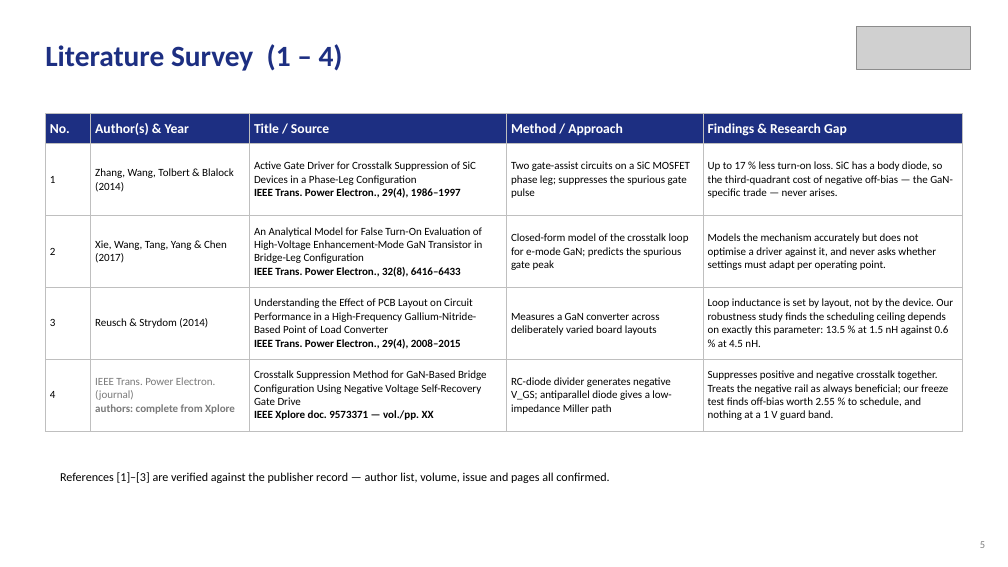
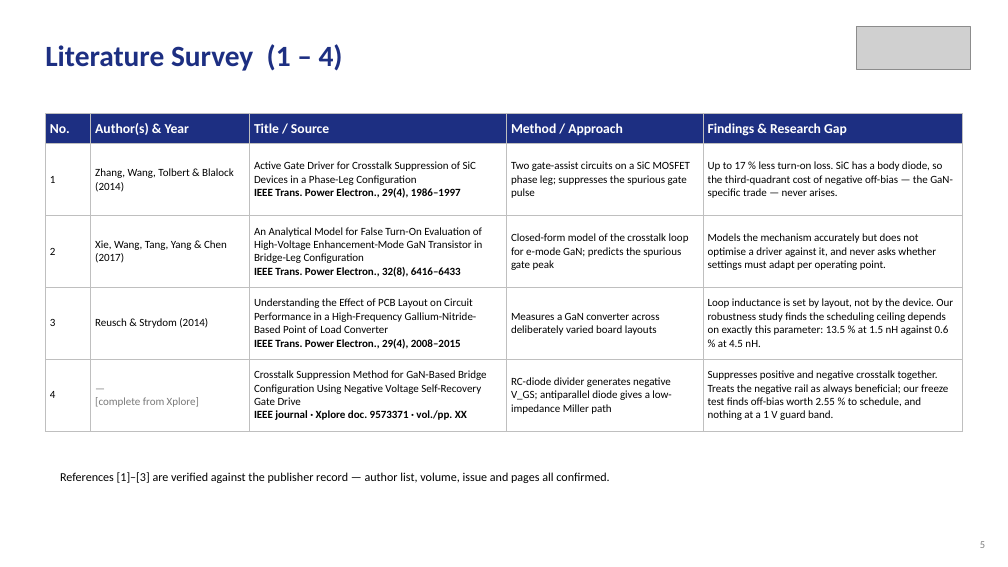
Before and after one commit to Amritha902/gan-driver, a slide deck: slide 5 of review/Review1_GaN_Segmented_Gate_Driver.pptx. Drawn at 1008x567 pixels with LibreOffice and Linux fonts; fonts in the diff are those of the drawing; grey boxes stand for pictures. Boxes give left, top, right and bottom in pixels: in the first picture for what was removed or moved away, otherwise in the second. Text is boxed around its words. In the diff, an @@ line names an element or a change of style, - is before the commit and + after.

```diff
--- a/review/Review1_GaN_Segmented_Gate_Driver.pptx
+++ b/review/Review1_GaN_Segmented_Gate_Driver.pptx
@@ table at [45, 113, 963, 431] @@
-row 5, column 2: IEEE Trans. Power Electron. (journal) / authors: complete from Xplore
+row 5, column 2: — / [complete from Xplore]
-row 5, column 3: Crosstalk Suppression Method for GaN-Based Bridge Configuration Using Negative Voltage Self-Recovery Gate Drive / IEEE Xplore doc. 9573371 — vol./pp. XX
+row 5, column 3: Crosstalk Suppression Method for GaN-Based Bridge Configuration Using Negative Voltage Self-Recovery Gate Drive / IEEE journal · Xplore doc. 9573371 · vol./pp. XX
```
Also in this commit, not shown: 11 other slides changed, 5 slides added, 28 other files.
